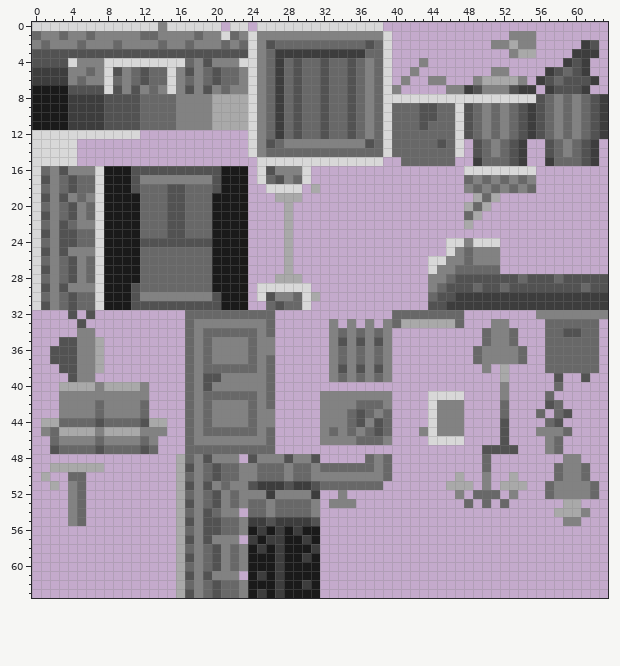
Pixel-art sprite: resource/graphics/city_tileset.png. The first picture shows the starting point.
The file is 64x64 pixels.
After:
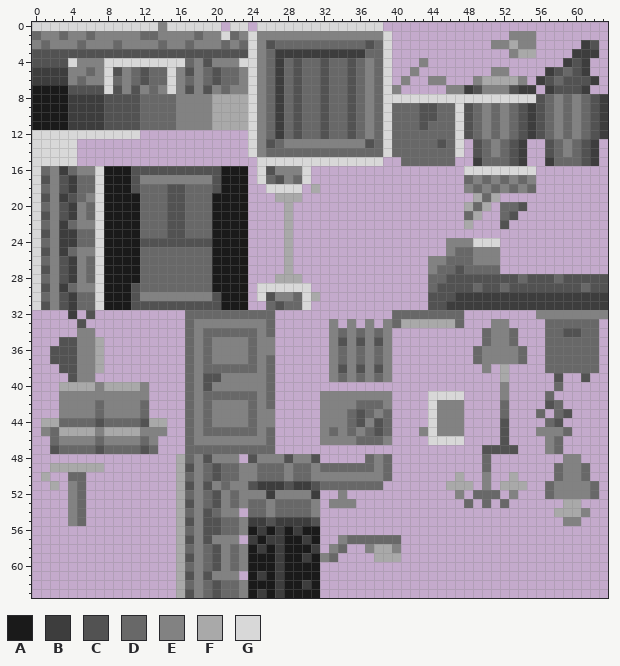
Palette (. is transparent): A #1a1a1a  B #3d3d3d  C #525252  D #686868  E #828282  F #a9a9a9  G #d8d8d8
Edits made:
y 16: x 3..4 CE -> BD
y 17..18: x 3..4 DC -> CB
y 19: x 3..4 CE -> BC
y 20: x 3..4 DC -> CB; x 52..54 ... -> DDC
y 21: x 3..4 DC -> CB; x 52..53 .. -> DC
y 22: x 3 C -> B; x 52 . -> C
y 23: x 3..4 CC -> BB
y 24: x 3..4 CC -> BB; x 46..47 GG -> EE
y 25: x 3..4 CE -> BD; x 46..47 GE -> ED
y 26: x 3..4 DC -> CB; x 44..47 GGEE -> EEDD
y 27: x 3..4 DC -> CB; x 44..47 GEED -> EDDC
y 28: x 3..4 DC -> CB; x 44..46 EED -> DDC
y 29: x 3..4 CE -> BD; x 44..45 ED -> DC
y 30: x 3..4 DC -> CB; x 44 D -> C
y 31: x 3..4 DC -> CB
y 32: x 4 C -> B
y 57: x 34..40 ....... -> EDDDDDD
y 58: x 33..34 .. -> ED; x 37..40 .... -> EFFE
y 59: x 32..33 .. -> ED; x 38..40 ... -> FFF
Where, in picture pixels (left, top, right, bottom), the same in both pictures:
changed: (59, 166, 77, 319)
added: (500, 202, 527, 229)
changed: (428, 238, 464, 301)
added: (320, 535, 401, 562)
